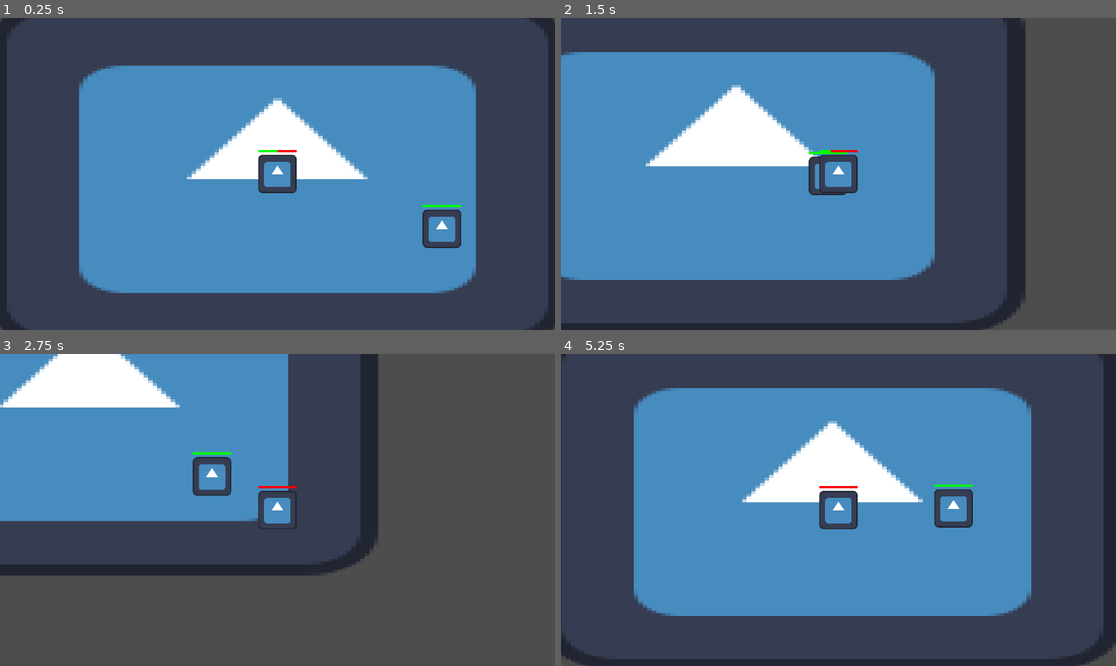
Above: before the commit, frames 1-4 (two rows, left to right).
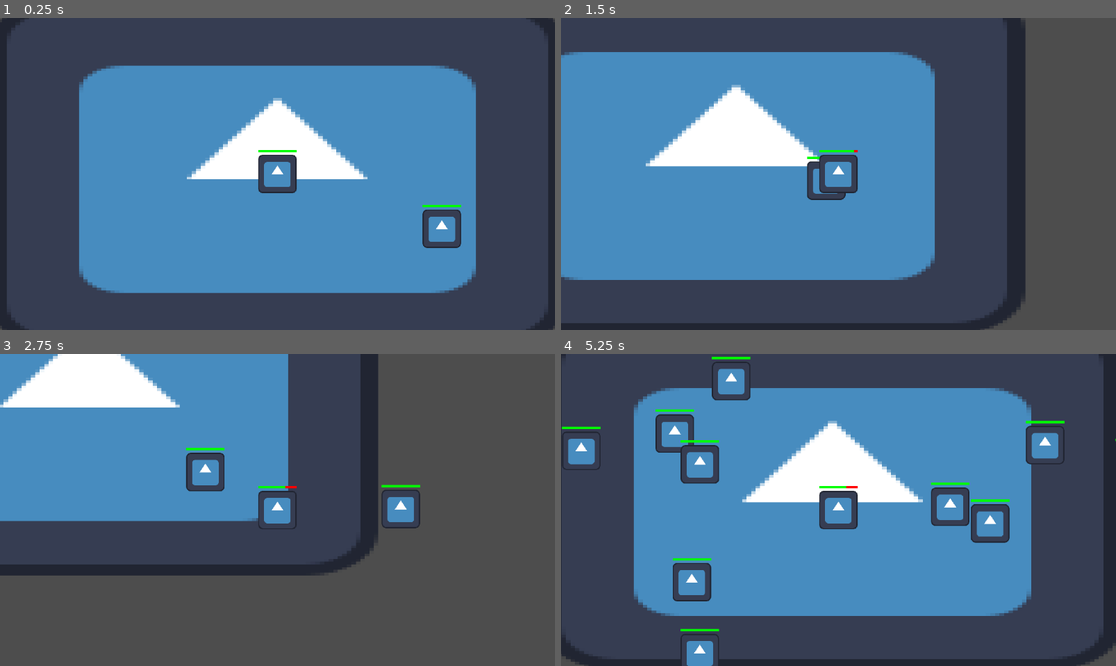
Above: after the commit, the same moments.

Repository: EnvyingCape4883/cave-survivour
Game: Godot game, scene res://Scenes/TestLevel.tscn
Two runs of this game, one before a commit and one after it. Both use one fixed random seed, a clock stepped at 60 frames per second and the inputs below. The engine's default icon, where the game draws it, is replaced by a stand-in: a white triangle on a blue panel in a dark square.
Inputs:
- Up to frame 1 (0.25 s): no input
- Up to frame 2 (1.5 s): tap Enter (TEST_ACTION) at 0.5, 0.6, 1.35 s; hold D (Move_Right) 0.53-1.28 s; hold S (Move_Down) from 1.28 s (still down)
- Up to frame 3 (2.75 s): release S (Move_Down) at 2.03 s; hold D (Move_Right) from 2.03 s (still down); tap Enter (TEST_ACTION) at 2.1 s
- Up to frame 4 (5.25 s): release D (Move_Right) at 2.78 s; hold W (Move_Up) 2.78-3.53 s; tap Enter (TEST_ACTION) every 0.75 s from 2.85 to 5.1 s; hold A (Move_Left) 3.53-5.03 s; hold S (Move_Down) from 5.03 s (still down)

The runs differ from the first frame. In frame 1, less than 0.1% of the frame differs, in the area x 49-84%, y 42-74%; in frame 2, 0.4%; in frame 3, 1.6%; in frame 4, 5.2%, in the area x 0-100%, y 0-100%.
Error after the commit: Attempt to call function '_Add_Enemies' in base 'null instance' on a null instance. (res://Scripts/test_level.gd:4)

Commit message:
Enemy Types
stared on the enemy type RE and added stop zone

Diff:
--- /dev/null
+++ b/Enemy_Resorce.gd
@@ -0,0 +1,20 @@
+extends Resource
+class_name C_Enemy_RE
+
+@export_group("Stats")
+@export var Damage:float = 10
+@export var Max_Health:float = 100
+@export var Speed:float = 0.05
+@export var Defence:float = 0
+
+@export_group("Collisions")
+@export var Collision_Radius:float = 8
+@export var Attack_Radius:float = 8
+@export var Stop_Radius:float = 0
+
+@export_group("Projectile")
+@export var Uses_Projectile:bool = false
+@export var Projectile:Projectile_RE
+
+@export_group("")
+@export var Animations:SpriteFrames
--- /dev/null
+++ b/Projectile_RE.gd
@@ -0,0 +1,2 @@
+extends Resource
+class_name Projectile_RE
--- a/Scenes/Player.tscn
+++ b/Scenes/Player.tscn
@@ -41,7 +41,6 @@
 sprite_frames = SubResource("SpriteFrames_fkybt")
 
 [node name="Health" parent="." instance=ExtResource("3_gntrk")]
-HEALTH = 50.0
 IMUNITY_FRAMES = 5
 
 [connection signal="_DEATH" from="Health" to="." method="_death"]
--- a/Scenes/TestLevel.tscn
+++ b/Scenes/TestLevel.tscn
@@ -1,13 +1,13 @@
-[gd_scene load_steps=5 format=3 uid="uid://08ygkdv5ql3c"]
+[gd_scene load_steps=6 format=3 uid="uid://08ygkdv5ql3c"]
 
 [ext_resource type="Texture2D" uid="uid://bn6sqbb341j3l" path="res://icon.svg" id="1_5ms4e"]
 [ext_resource type="PackedScene" uid="uid://cc2nh0xlwx58m" path="res://Scenes/Player.tscn" id="1_bhm8u"]
+[ext_resource type="Script" uid="uid://2yjgjqbenckp" path="res://Scripts/test_level.gd" id="1_oy2kj"]
 [ext_resource type="PackedScene" uid="uid://bg670v4a34gu8" path="res://Scenes/enemy_base.tscn" id="4_oy2kj"]
-
-[sub_resource type="GDScript" id="GDScript_shgkq"]
+[ext_resource type="PackedScene" uid="uid://dvocuxn1ar0p1" path="res://Scenes/enemy_spawner.tscn" id="4_ujyaq"]
 
 [node name="Node2D" type="Node2D"]
-script = SubResource("GDScript_shgkq")
+script = ExtResource("1_oy2kj")
 
 [node name="Sprite2D" type="Sprite2D" parent="."]
 scale = Vector2(1.875, 1.125)
@@ -17,3 +17,5 @@
 position = Vector2(72, 24)
 
 [node name="Player" parent="." instance=ExtResource("1_bhm8u")]
+
+[node name="EnemySpawner" parent="." instance=ExtResource("4_ujyaq")]
--- /dev/null
+++ b/Scenes/base_enemy.tscn
@@ -0,0 +1,33 @@
+[gd_scene load_steps=6 format=3 uid="uid://13kl7sibwyu"]
+
+[ext_resource type="Script" uid="uid://x07g4xk7n586" path="res://Scripts/enemy_base.gd" id="1_t2m80"]
+[ext_resource type="Texture2D" uid="uid://bn6sqbb341j3l" path="res://icon.svg" id="2_7p0xe"]
+[ext_resource type="PackedScene" uid="uid://bjeruawcd74u3" path="res://Scenes/health.tscn" id="3_trv5a"]
+
+[sub_resource type="SpriteFrames" id="SpriteFrames_jfnjk"]
+animations = [{
+"frames": [{
+"duration": 1.0,
+"texture": ExtResource("2_7p0xe")
+}],
+"loop": true,
+"name": &"default",
+"speed": 5.0
+}]
+
+[sub_resource type="CircleShape2D" id="CircleShape2D_d1l02"]
+radius = 8.0
+
+[node name="Base_Enemy" type="Node2D"]
+script = ExtResource("1_t2m80")
+
+[node name="AnimatedSprite2D" type="AnimatedSprite2D" parent="."]
+scale = Vector2(0.12500001, 0.125)
+sprite_frames = SubResource("SpriteFrames_jfnjk")
+
+[node name="Health" parent="." groups=["Enemies"] instance=ExtResource("3_trv5a")]
+
+[node name="Area2D" type="Area2D" parent="."]
+
+[node name="CollisionShape2D" type="CollisionShape2D" parent="Area2D"]
+shape = SubResource("CircleShape2D_d1l02")
--- a/Scenes/enemy_base.gd
+++ /dev/null
@@ -1,35 +0,0 @@
-extends CharacterBody2D
-
-#customizeble values to speed up testing
-@export var Acceleration:float = 0.05
-
-#references
-@onready var Health:C_Health = $Health
-@onready var Player:C_Player = get_tree().get_first_node_in_group("Player")
-
-var In_Player:bool = false
-
-func _process(delta: float) -> void:
-	#reduces the velocity to slow movement overtime
-	velocity *= 0.9
-
-	velocity += position.direction_to(Player.position).normalized() * Acceleration
-
-	#applies the velocity to the positions
-	position += velocity
-
-	if In_Player:
-		Player.Health._DAMAGE(10)
-
-func _KnockBack(Force:float = 0,pos:Vector2 = Vector2(0,0)):
-	velocity += pos.direction_to(position) * Force/pos.distance_to(position)
-
-func _death() -> void:
-	queue_free()
-
-func _on_area_2d_body_entered(body: Node2D) -> void:
-	if body == Player:
-		In_Player = true
-func _on_area_2d_body_exited(body: Node2D) -> void:
-	if body == Player:
-		In_Player = false
--- a/Scenes/enemy_base.tscn
+++ b/Scenes/enemy_base.tscn
@@ -1,8 +1,13 @@
-[gd_scene load_steps=7 format=3 uid="uid://bg670v4a34gu8"]
+[gd_scene load_steps=10 format=3 uid="uid://bg670v4a34gu8"]
 
-[ext_resource type="Script" uid="uid://x07g4xk7n586" path="res://Scenes/enemy_base.gd" id="1_jd0l4"]
+[ext_resource type="Script" uid="uid://x07g4xk7n586" path="res://Scripts/enemy_base.gd" id="1_jd0l4"]
 [ext_resource type="Texture2D" uid="uid://bn6sqbb341j3l" path="res://icon.svg" id="1_r040p"]
+[ext_resource type="Script" uid="uid://diuixhwudqn2v" path="res://Enemy_Resorce.gd" id="2_x6wkx"]
 [ext_resource type="PackedScene" uid="uid://bjeruawcd74u3" path="res://Scenes/health.tscn" id="3_jd0l4"]
+
+[sub_resource type="Resource" id="Resource_bddga"]
+script = ExtResource("2_x6wkx")
+metadata/_custom_type_script = "uid://diuixhwudqn2v"
 
 [sub_resource type="CircleShape2D" id="CircleShape2D_5qjw1"]
 radius = 8.0
@@ -13,17 +18,23 @@
 "duration": 1.0,
 "texture": ExtResource("1_r040p")
 }],
-"loop": true,
-"name": &"default",
+"loop": false,
+"name": &"Defualt",
 "speed": 5.0
 }]
 
 [sub_resource type="CircleShape2D" id="CircleShape2D_jd0l4"]
 radius = 8.0
 
+[sub_resource type="CircleShape2D" id="CircleShape2D_x6wkx"]
+radius = 4.0
+
 [node name="EnemyBase" type="CharacterBody2D"]
+collision_layer = 2
+collision_mask = 2
 motion_mode = 1
 script = ExtResource("1_jd0l4")
+Enemy_Type = SubResource("Resource_bddga")
 
 [node name="CollisionShape2D" type="CollisionShape2D" parent="."]
 shape = SubResource("CircleShape2D_5qjw1")
@@ -31,14 +42,24 @@
 [node name="AnimatedSprite2D" type="AnimatedSprite2D" parent="."]
 scale = Vector2(0.12500001, 0.125)
 sprite_frames = SubResource("SpriteFrames_cs1oe")
+animation = &"Defualt"
 
 [node name="Health" parent="." groups=["Enemies"] instance=ExtResource("3_jd0l4")]
 
-[node name="Area2D" type="Area2D" parent="."]
+[node name="AttackZone" type="Area2D" parent="."]
+collision_layer = 0
 
-[node name="CollisionShape2D" type="CollisionShape2D" parent="Area2D"]
+[node name="CollisionShape2D" type="CollisionShape2D" parent="AttackZone"]
 shape = SubResource("CircleShape2D_jd0l4")
 
+[node name="StopZone" type="Area2D" parent="."]
+collision_layer = 0
+
+[node name="CollisionShape2D" type="CollisionShape2D" parent="StopZone"]
+shape = SubResource("CircleShape2D_x6wkx")
+
 [connection signal="_DEATH" from="Health" to="." method="_death"]
-[connection signal="body_entered" from="Area2D" to="." method="_on_area_2d_body_entered"]
-[connection signal="body_exited" from="Area2D" to="." method="_on_area_2d_body_exited"]
+[connection signal="body_entered" from="AttackZone" to="." method="_On_Entered_Attack_Zone"]
+[connection signal="body_exited" from="AttackZone" to="." method="_on_Exited_Attack_Zone"]
+[connection signal="body_entered" from="StopZone" to="." method="_On_Entered_Stop_Zone"]
+[connection signal="body_exited" from="StopZone" to="." method="_On_Exited_Stop_Zone"]
--- /dev/null
+++ b/Scenes/enemy_spawner.tscn
@@ -0,0 +1,12 @@
+[gd_scene load_steps=2 format=3 uid="uid://dvocuxn1ar0p1"]
+
+[ext_resource type="Script" uid="uid://dtl5hvgxuo8d0" path="res://Scripts/EnemySpawner.gd" id="1_4l55s"]
+
+[node name="EnemySpawner" type="Node2D"]
+script = ExtResource("1_4l55s")
+
+[node name="Timer" type="Timer" parent="."]
+wait_time = 0.1
+autostart = true
+
+[connection signal="timeout" from="Timer" to="." method="_on_timer_timeout"]
--- /dev/null
+++ b/Scripts/EnemySpawner.gd
@@ -0,0 +1,17 @@
+extends Node2D
+class_name C_Enemy_Spawner
+
+@export var Amount:int = 100
+
+@onready var Delay:Timer = $Timer
+@onready var enemy: = preload("res://Scenes/enemy_base.tscn")
+@onready var Player:C_Player = get_tree().get_first_node_in_group("Player")
+
+func _on_timer_timeout() -> void:
+	if Amount <= 0:
+		return
+	var New_Enemy:C_Enemy_Base = enemy.instantiate()
+	var deg = randi_range(0,359)
+	New_Enemy.position = Vector2(cos(deg)*200,sin(deg)*randi_range(200,400)) + Player.position
+	get_parent().add_child(New_Enemy)
+	Amount -= 1
--- a/Scripts/Player.gd
+++ b/Scripts/Player.gd
@@ -1,7 +1,7 @@
 extends CharacterBody2D
 class_name C_Player
 #customizeble values to speed up testing
-@export var Acceleration:float = 0.1
+@export var Speed:float = 0.1
 
 #references
 @onready var Health:C_Health = $Health
@@ -13,7 +13,7 @@
 
 	#adds to velocity based on player movement
 	velocity += Vector2(Input.get_axis("Move_Left","Move_Right"),
-	Input.get_axis("Move_Up","Move_Down")).normalized() * Acceleration
+	Input.get_axis("Move_Up","Move_Down")).normalized() * Speed
 
 	#applies the velocity to the positions
 	position += velocity
--- /dev/null
+++ b/Scripts/enemy_base.gd
@@ -0,0 +1,67 @@
+extends CharacterBody2D
+class_name C_Enemy_Base
+
+#customizeble values to speed up testing
+@export var Enemy_Type:C_Enemy_RE
+
+var Attacking:bool = false
+var Stopping:bool = false
+
+#references
+@onready var Health:C_Health = $Health
+@onready var Player:C_Player = get_tree().get_first_node_in_group("Player")
+@onready var Attack_Shape:CircleShape2D = $AttackZone/CollisionShape2D.shape
+@onready var Stop_Shape:CircleShape2D = $AttackZone/CollisionShape2D.shape
+@onready var Anim_Sprite:AnimatedSprite2D = $AnimatedSprite2D
+
+func _ready() -> void:
+	Health.MAXHEALTH = Enemy_Type.Max_Health
+	Health.DEFENCE = Enemy_Type.Defence
+	Attack_Shape.radius = Enemy_Type.Attack_Radius
+	Stop_Shape.radius = Enemy_Type.Stop_Radius
+	#Anim_Sprite.sprite_frames = Enemy_Type.Animations
+
+#is true if the player is in the attacking radius
+var Player_In:bool = false
+
+func _process(delta: float) -> void:
+	#reduces the velocity to slow movement overtime
+	velocity *= 0.9
+
+	#adds velocity in the direction to the player
+	if !Stopping:
+		velocity += position.direction_to(Player.position).normalized() * Enemy_Type.Speed
+
+	#applies the velocity to the position
+	position += velocity
+
+	#attack the player once in the attack zone
+	if Attacking:
+		Player.Health._DAMAGE(Enemy_Type.Damage)
+	move_and_slide()
+
+func _KnockBack(Force:float = 0,pos:Vector2 = Vector2(0,0)):
+	velocity += pos.direction_to(position) * Force/pos.distance_to(position)
+
+func _death() -> void:
+	queue_free()
+
+#Checks If the player enters the Attack Zone
+func _On_Entered_Attack_Zone(body: Node2D) -> void:
+	if body == Player:
+		Attacking = true
+
+#Checks If the player Exits the Attack Zone
+func _on_Exited_Attack_Zone(body: Node2D) -> void:
+	if body == Player:
+		Attacking = false
+
+#Checks If the player enters the Stop Zone
+func _On_Entered_Stop_Zone(body: Node2D) -> void:
+	if body == Player:
+		Stopping = true
+
+#Checks If the player Exits the Stop Zone
+func _On_Exited_Stop_Zone(body: Node2D) -> void:
+	if body == Player:
+		Stopping = false
--- a/Scripts/health.gd
+++ b/Scripts/health.gd
@@ -5,10 +5,12 @@
 @export_category("Health")
 @export var MAXHEALTH:float = 100
 @export var HEALTH:float = 100
+@export var DEFENCE:float = 0
 @export var IMUNITY_FRAMES:int = 0
 
 var FRAME:int = 0
 var CAN_DAMAGE:bool = true
+var DAMAGE_NUMBER_VELOCITY:Vector2 = Vector2(0,0)
 
 @export_category("BAR")
 @export var HAS_BAR:bool = true
@@ -41,7 +43,7 @@
 	if !CAN_DAMAGE:
 		return
 	FRAME = 0
-	HEALTH -= DAMAGE
+	HEALTH -= DAMAGE - DEFENCE
 	if HEALTH <= 0:
 		HEALTH = 0
 		emit_signal("_DEATH")
--- /dev/null
+++ b/Scripts/test_level.gd
@@ -0,0 +1,5 @@
+extends Node2D
+func _physics_process(delta: float) -> void:
+	if Input.is_action_just_pressed("TEST_ACTION"):
+		$Player/EnemySpawner._Add_Enemies()
+		pass
Not shown, added: Enemy_Resorce.gd.uid
Not shown, added: Projectile_RE.gd.uid
Not shown, added: Scripts/EnemySpawner.gd.uid
Renamed: Scenes/enemy_base.gd.uid -> Scripts/enemy_base.gd.uid
Not shown, added: Scripts/test_level.gd.uid
